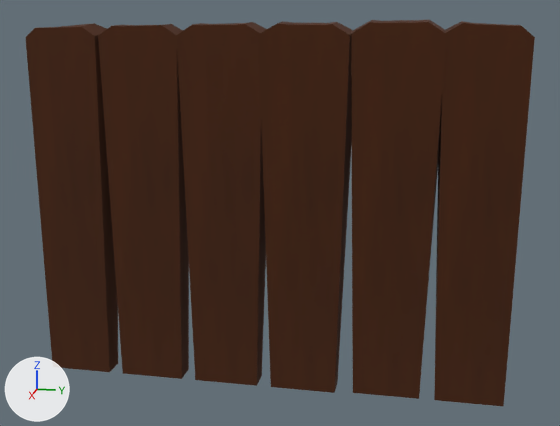
The glTF model projectrs-map-editor/public/assets/models/Fence1.glb as it was, and as the next commit left it.
One viewpoint serves both versions: a 50 mm lens placed at (0.561, 0.833, 0.765), pointed at (-0.984, 0.524, 0.379). Lighting does not change. The marker at lower left points along +X, +Y and +Z. The first picture is the older version. Vertices at exactly the same position are counted once.
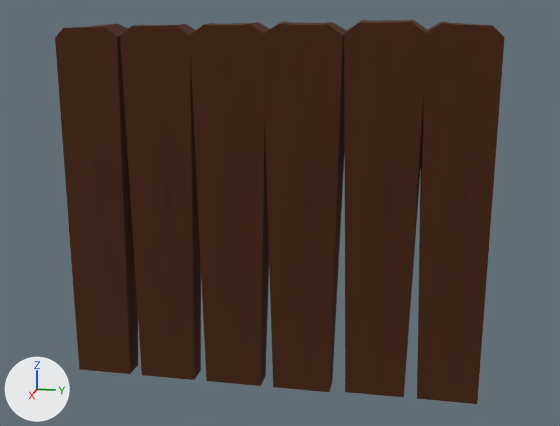
Pixel boxes [x1, y1, x2, y2] of what changed, in the pictures (560 x 426 px; the box of a moved part takes in the faces that stretch with it):
'Cube', reshaped (12% narrower)
    before: [26, 20, 535, 406]
    after: [55, 20, 505, 404]
part 1 of me_cube, moved or reshaped
    before: [26, 23, 118, 372]
    after: [55, 23, 138, 374]
part 2 of me_cube, moved or reshaped
    before: [98, 24, 189, 379]
    after: [120, 24, 201, 380]
part 3 of me_cube, moved or reshaped
    before: [176, 22, 267, 386]
    after: [190, 22, 270, 386]
part 4 of me_cube, moved or reshaped
    before: [258, 21, 353, 393]
    after: [262, 21, 346, 392]
part 5 of me_cube, moved or reshaped
    before: [351, 20, 446, 399]
    after: [344, 20, 427, 397]
part 6 of me_cube, moved or reshaped
    before: [434, 21, 535, 406]
    after: [417, 21, 505, 404]

The change in detail:
me_cube is used by ob_cube; location (0.0, 0.0, 0.0).
me_cube had 152 vertices, 276 faces and spanned x -1.022..-0.939, y -0.006..1.005, z -0.002..0.77.
me_cube now has 152 vertices, 276 faces and spans x -1.022..-0.939, y 0.06..0.952, z -0.002..0.77.
me_cube part 1: the loose piece of 24 vertices spanning x -1.014..-0.944, y -0.006..0.166, z -0.002..0.763 is scaled about its middle by (1, 0.882, 1), then moved by (0.0, 0.056, 0.0).
me_cube part 2: the loose piece of 24 vertices spanning x -1.014..-0.942, y 0.142..0.329, z -0.002..0.762 is scaled about its middle by (1, 0.882, 1), then moved by (0.0, 0.038, 0.0).
me_cube part 3: the loose piece of 24 vertices spanning x -1.013..-0.939, y 0.319..0.506, z -0.002..0.766 is scaled about its middle by (1, 0.882, 1), then moved by (0.0, 0.017, 0.0).
me_cube part 4: the loose piece of 24 vertices spanning x -1.014..-0.939, y 0.482..0.675, z -0.002..0.767 is scaled about its middle by (1, 0.882, 1), then moved by (0.0, -0.003, 0.0).
me_cube part 5: the loose piece of 24 vertices spanning x -1.015..-0.941, y 0.661..0.851, z 0.002..0.77 is scaled about its middle by (1, 0.882, 1), then moved by (0.0, -0.024, 0.0).
me_cube part 6: the loose piece of 24 vertices spanning x -1.013..-0.941, y 0.834..1.005, z 0.002..0.767 is scaled about its middle by (1, 0.882, 1), then moved by (0.0, -0.043, 0.0).
Other edits to the shape of me_cube do not show in these pictures.
